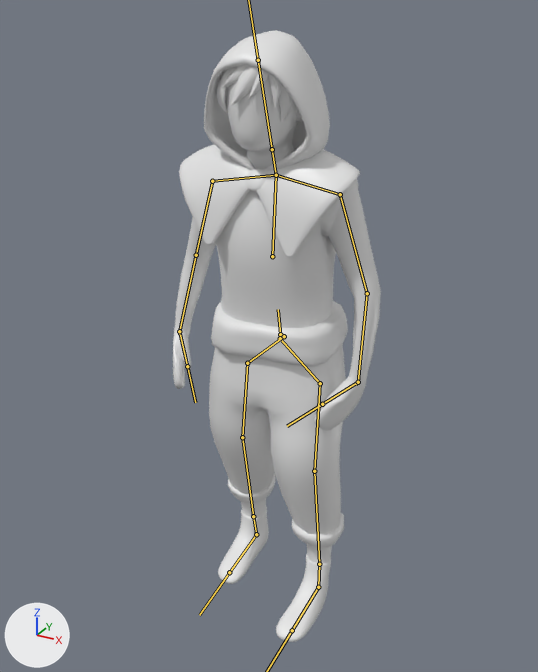
Renders of the FBX model Assets/Flat Models/player_anim.fbx from each side of a commit.
The view is the same before and after, from a 50 mm camera at (0.954, -1.807, 1.79) aimed at (-0.022, -0.033, 0.903). The lights are fixed; the arrows at lower left show +X, +Y and +Z. Both versions are drawn at frame 21 of the action 'Armature|Idle'; the numbers are the values there. The bones that bend it are drawn over the model as lines.

Objects in the first picture: 'Body', 'Cuffs', 'Hair', 'Hood', 'Hood Shoulders', 'Pants', 'Shirt', 'Shoes'.
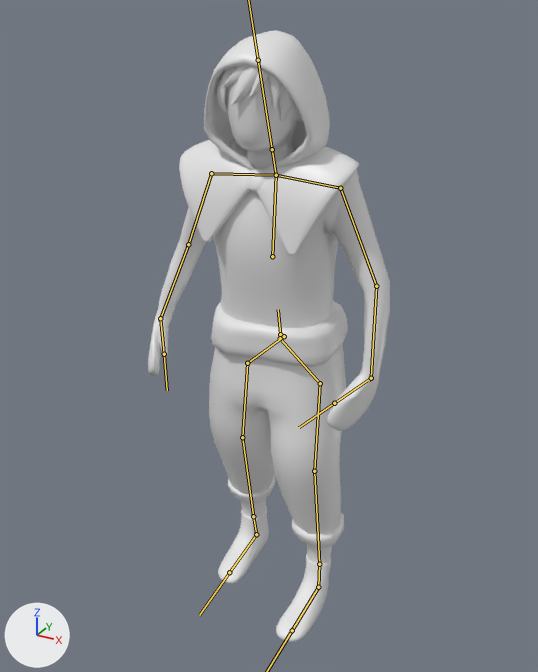
Pixel boxes [x1, y1, x2, y2] of what changed, in the pictures (538 x 672 px):
'Body', posed (16% wider): before [173, 76, 381, 563]; after [148, 76, 390, 563]
'Shirt', posed (6% taller): before [215, 179, 359, 328]; after [214, 170, 359, 328]
'Hood Shoulders', posed: before [179, 144, 360, 257]; after [179, 139, 359, 255]
bone 'Shoulder.R', root to tip: before (276, 175) to (340, 194); after (276, 175) to (340, 188)
bone 'Forearm.R', root to tip: before (367, 293) to (358, 382); after (376, 286) to (371, 378)
bone 'Shoulder.L', root to tip: before (276, 175) to (212, 181); after (276, 175) to (211, 173)
bone 'Forearm.L', root to tip: before (196, 255) to (179, 331); after (188, 244) to (160, 318)

The edits, one by one:
Bone 'Shoulder.R' (bone_shoulder_r) turns from (5, 1, 5) to (5, 1, 11) degrees about its own x, y and z.
Bone 'Forearm.R' (bone_forearm_r) turns from (9, -3, -12) to (16, -4, -12) degrees about its own x, y and z.
Bone 'Shoulder.L' (bone_shoulder_l) turns from (1, 0, -5) to (1, 0, -11) degrees about its own x, y and z.
Bone 'Forearm.L' (bone_forearm_l) turns from (23, 0, 11) to (30, 1, 12) degrees about its own x, y and z.
